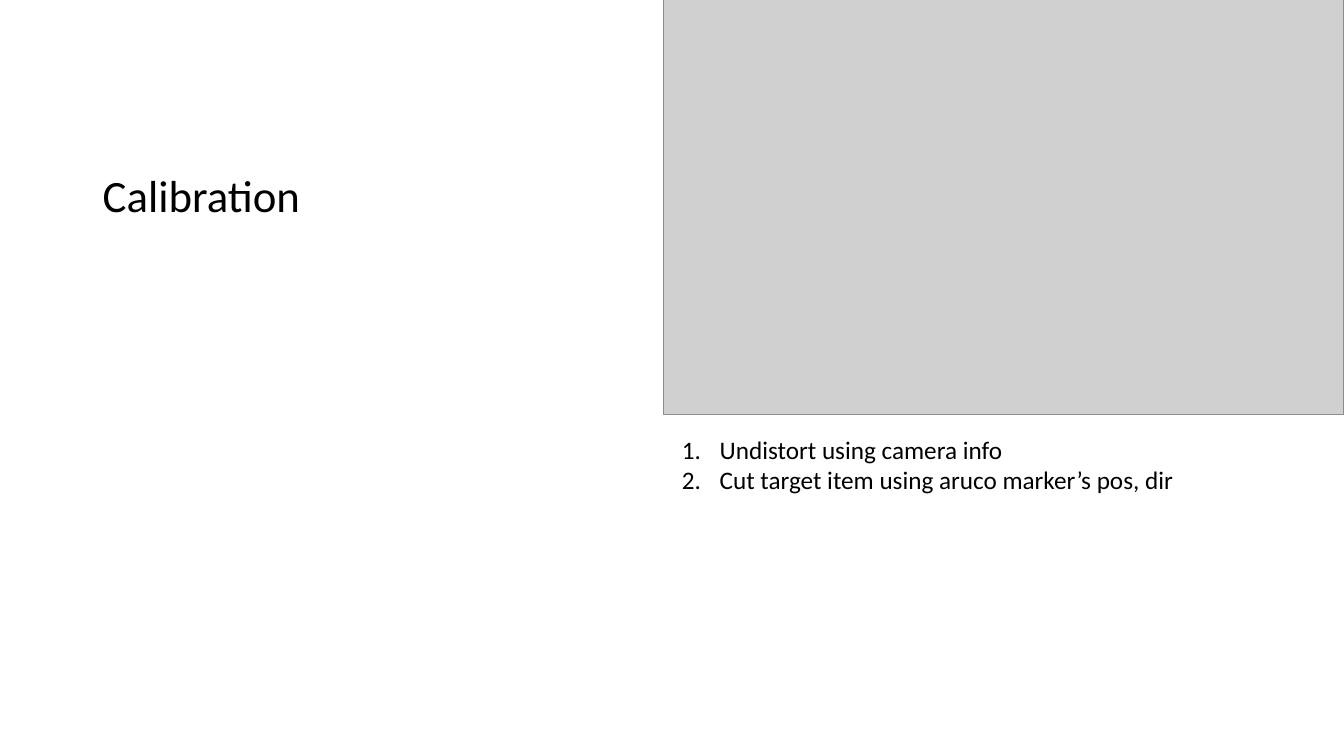
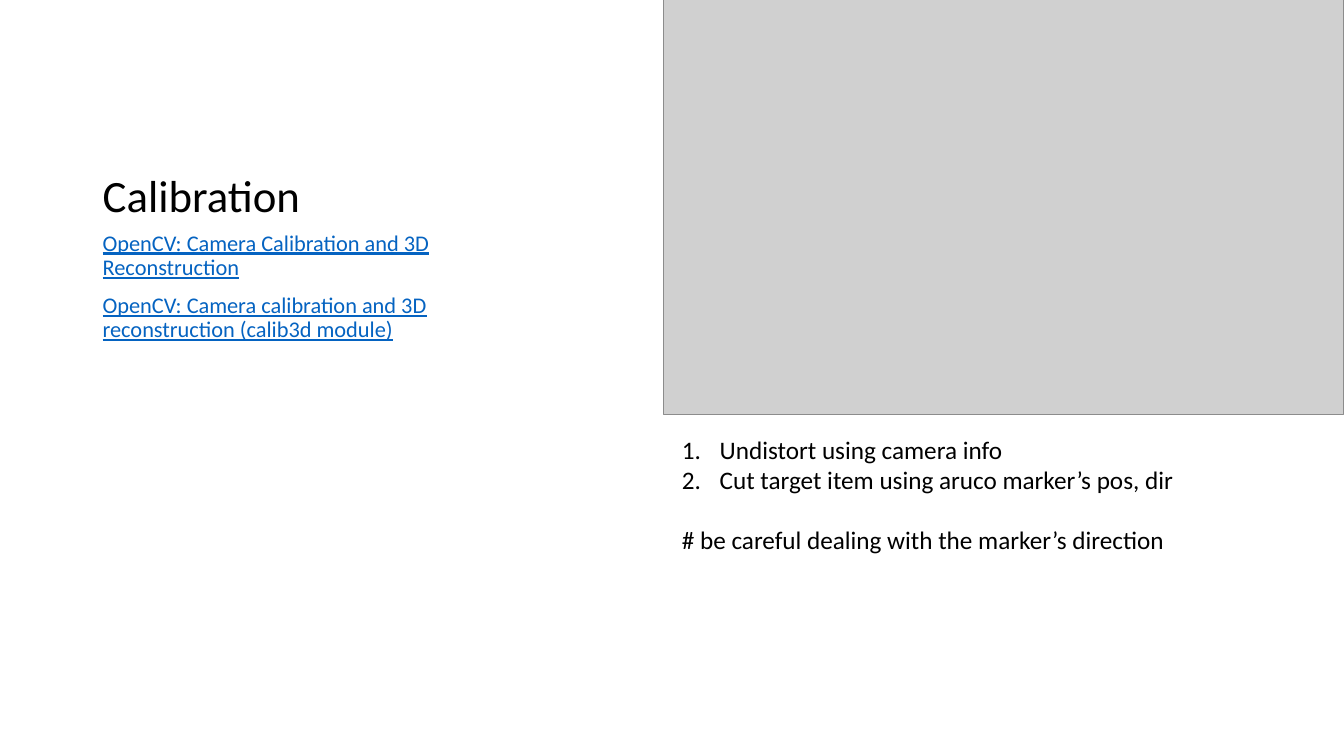
Before and after one commit to MeowOhMeow/CHIPI-CHIPI-CHAPA-CHAPA-DUBI-DUBI-DABA-DABA, a slide deck: slide 2 of ppts/Detector.pptx. Drawn at 1344x756 pixels with LibreOffice and Linux fonts; fonts in the diff are those of the drawing; grey boxes stand for pictures. Boxes give left, top, right and bottom in pixels: in the first picture for what was removed or moved away, otherwise in the second. Text is boxed around its words. In the diff, an @@ line names an element or a change of style, - is before the commit and + after.

```diff
--- a/ppts/Detector.pptx
+++ b/ppts/Detector.pptx
@@ text added at [103,235,429,341], 16 pt, text #0563C1, underline @@
+OpenCV: Camera Calibration and 3D Reconstruction
+OpenCV: Camera calibration and 3D reconstruction (calib3d module)
@@ text at [700,531,1163,554]: paragraph added @@
+# be careful dealing with the marker’s direction
```
Also in this commit, not shown: 1 other slide changed, 2 slides added, 3 other files.
